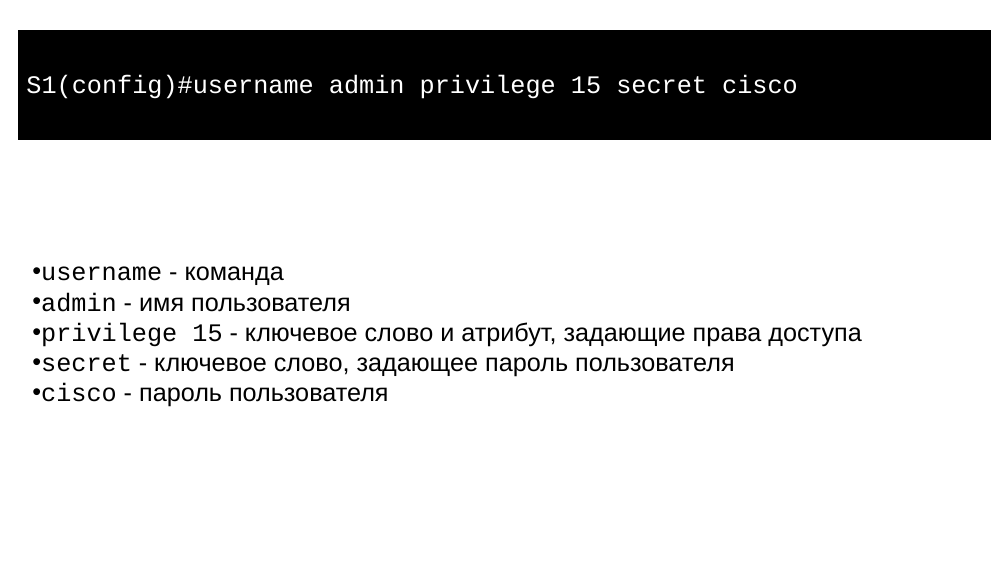
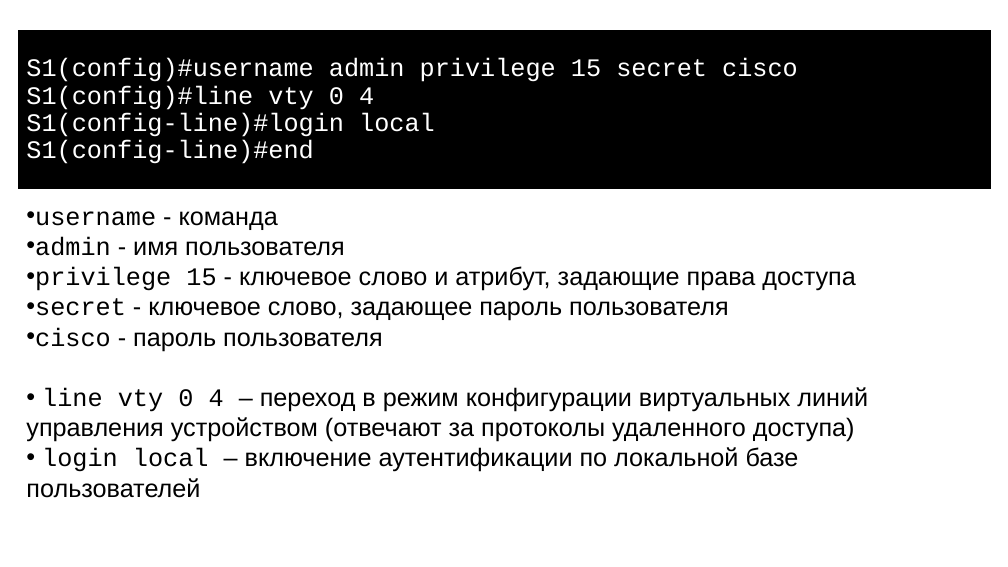
Before and after one commit to gas533/itn, a slide deck: slide 2 of 1.10 Practice/1.10 Practice.pptx. Drawn at 1008x567 pixels with LibreOffice and Linux fonts; fonts in the diff are those of the drawing. Boxes give left, top, right and bottom in pixels: in the first picture for what was removed or moved away, otherwise in the second. Text is boxed around its words. In the diff, an @@ line names an element or a change of style, - is before the commit and + after.

```diff
--- a/1.10 Practice/1.10 Practice.pptx
+++ b/1.10 Practice/1.10 Practice.pptx
@@ title "S1(config)#username admin privilege 15 secret ...": place and size @@
-title "S1(config)#username admin privilege 15 secret ..." at bbox=[19, 30, 991, 140]
+title "S1(config)#username admin privilege 15 secret ..." at bbox=[19, 30, 991, 189]
@@ title at bbox=[26, 58, 798, 164]: text changed @@
-S1(config)#username admin privilege 15 secret cisco
+S1(config)#username admin privilege 15 secret cisco
+S1(config)#line vty 0 4
+S1(config-line)#login local
+S1(config-line)#end
@@ text "username - команда": place and size @@
-text "username - команда" at bbox=[41, 266, 861, 407]
+text "username - команда" at bbox=[26, 211, 868, 498]
@@ text at bbox=[26, 387, 868, 498]: paragraphs added @@
+• line vty 0 4 – переход в режим конфигурации виртуальных линий управления устройством (отвечают за протоколы удаленного доступа)
+• login local – включение аутентификации по локальной базе пользователей
```
Also in this commit, not shown: 11 slides added, 12 other files.
